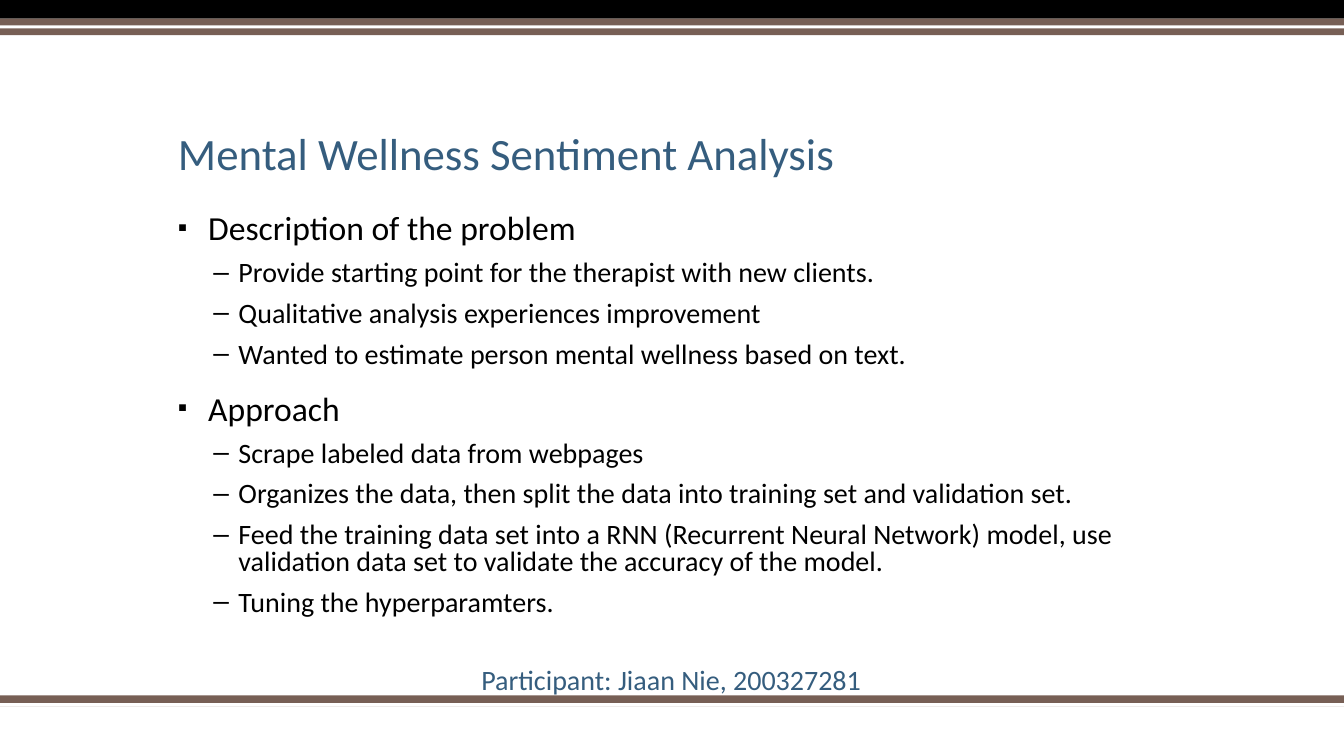
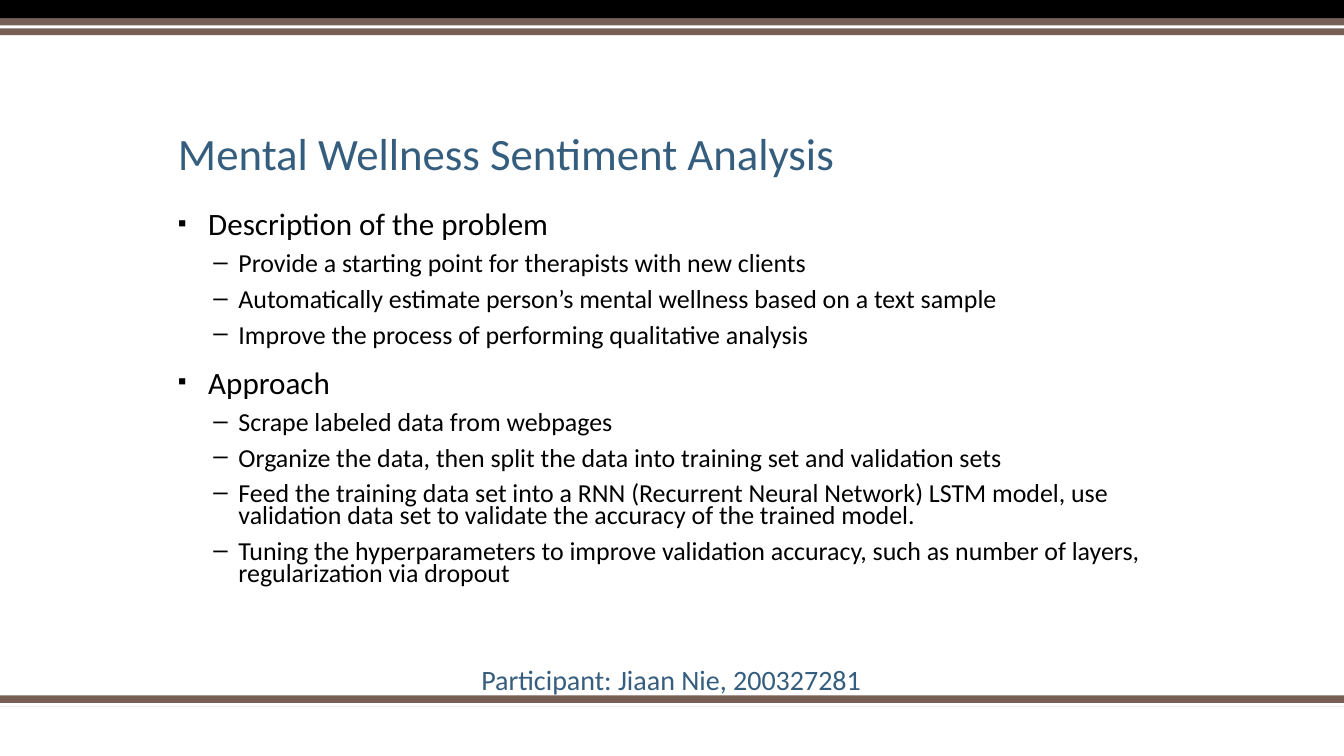
Before and after one commit to JiaanNie/AI-496AC, a slide deck: slide 1 of Project/Mental Wellness Sentiment Analysis Presentation.pptx. Drawn at 1344x756 pixels with LibreOffice and Linux fonts; fonts in the diff are those of the drawing; background and template pictures are left out. Boxes give left, top, right and bottom in pixels: in the first picture for what was removed or moved away, otherwise in the second. Text is boxed around its words. In the diff, an @@ line names an element or a change of style, - is before the commit and + after.

Commit message:
update poster layout and fixes for power point

```diff
--- a/Project/Mental Wellness Sentiment Analysis Presentation.pptx
+++ b/Project/Mental Wellness Sentiment Analysis Presentation.pptx
@@ text at (x1=208, y1=213, x2=613, y2=436): size 24 to 22.2 pt in "Description of the problem", "Approach"; size 20 to 18.5 pt in "Scrape labeled data from webpages"; line spacing 0.8 to 0.7 @@
@@ text at (x1=238, y1=254, x2=997, y2=349): text changed; size 20 to 18.5 pt @@
-  – Provide starting point for the therapist with new clients.
-  – Qualitative analysis experiences improvement
-  – Wanted to estimate person mental wellness based on text.
+  – Provide a starting point for therapists with new clients
+  – Automatically estimate person’s mental wellness based on a text sample
+  – Improve the process of performing qualitative analysis
@@ text at (x1=238, y1=449, x2=1139, y2=587): text changed; size 20 to 18.5 pt @@
-  – Organizes the data, then split the data into training set and validation set.
-  – Feed the training data set into a RNN (Recurrent Neural Network) model, use validation data set to validate the accuracy of the model.
-  – Tuning the hyperparamters.
+  – Organize the data, then split the data into training set and validation sets
+  – Feed the training data set into a RNN (Recurrent Neural Network) LSTM model, use validation data set to validate the accuracy of the trained model.
+  – Tuning the hyperparameters to improve validation accuracy, such as number of layers, regularization via dropout
```
Also in this commit, not shown: 3 other files.
